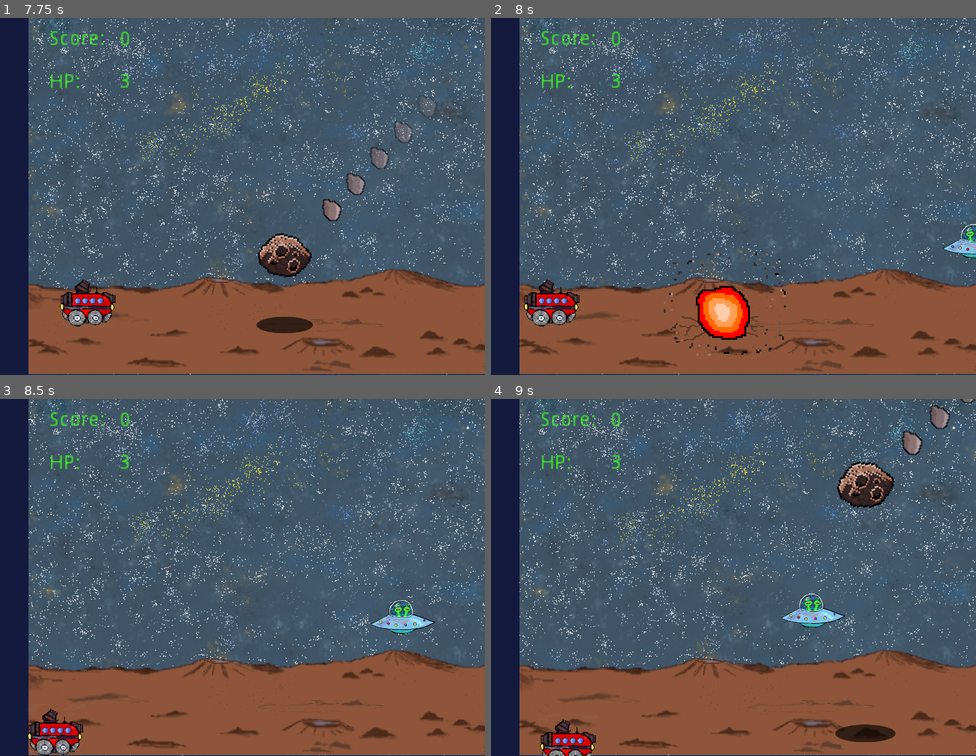
Above: before the commit, frames 1-4 (two rows, left to right).
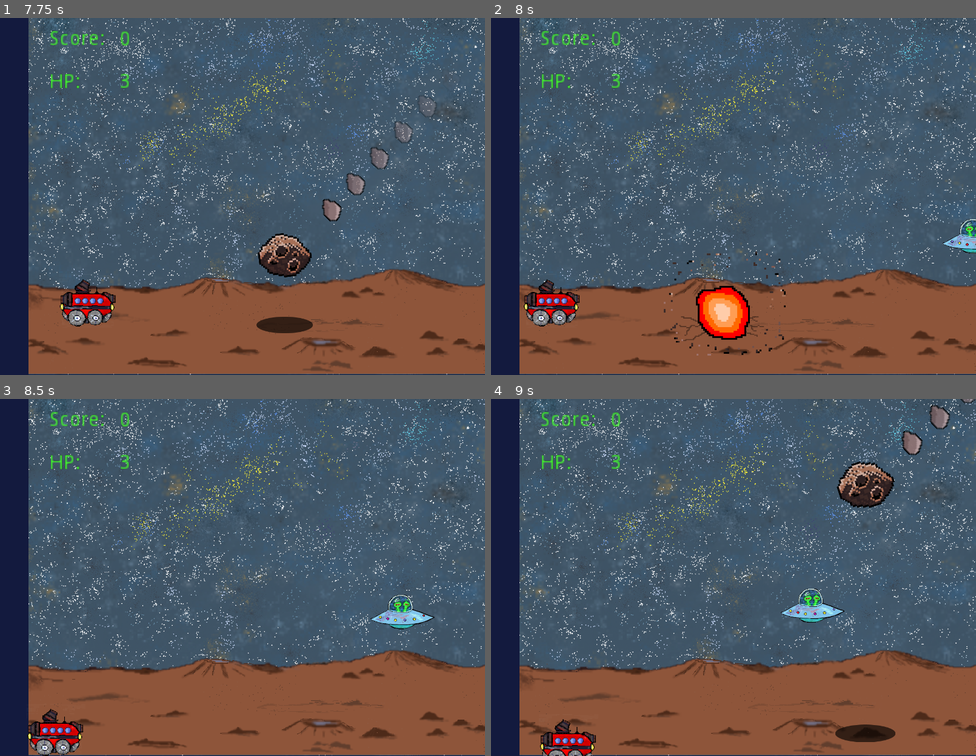
Above: after the commit, the same moments.

Repository: 13hnguyen/EchoWorld
Game: Godot game, scene res://Menus/MainMenu.tscn
Two runs of this game, one before a commit and one after it. Both use one fixed random seed, a clock stepped at 60 frames per second and the inputs below.
Inputs (mouse positions are in pixels of both pictures, inside the frame that each line leads up to):
- Up to frame 1 (7.75 s): click "NEW GAME" at 0.5 s; click (261, 135) at 1.27 s; type "Alex" at 1.35 s; click "NEW GAME" at 2 s; click "OK" at 2.75 s; hold D (move_right) 3.53-4.28 s; hold S (move_down) 4.28-5.03 s; hold D (move_right) 5.03-5.78 s; hold W (move_up) 5.78-6.53 s; hold Left (move_left) from 6.53 s (still down)
- Up to frame 2 (8 s): keep holding Left (move_left)
- Up to frame 3 (8.5 s): release Left (move_left) at 8.03 s; hold S (move_down) from 8.03 s (still down)
- Up to frame 4 (9 s): release S (move_down) at 8.78 s; hold D (move_right) from 8.78 s (still down)

Frame 1 is identical in both runs. In frame 2, 0.4% of the frame differs, in the area x 93-100%, y 56-68%; in frame 3, 0.7%, in the area x 76-90%, y 54-66%; in frame 4, 0.7%.

Commit message:
fixed collision layer for enemy

Diff:
--- a/Final_Project/Enemy/Enemy.tscn
+++ b/Final_Project/Enemy/Enemy.tscn
@@ -25,7 +25,7 @@
 "enemy",
 ]]
 position = Vector2( -2, 16 )
-collision_layer = 4
+collision_layer = 8
 collision_mask = 2
 script = ExtResource( 1 )
 __meta__ = {
@@ -40,7 +40,8 @@
 frame = 1
 
 [node name="CollisionShape2D" type="CollisionPolygon2D" parent="."]
-position = Vector2( 0, -39 )
+position = Vector2( -1.94048, -128.709 )
+scale = Vector2( 2.36208, 3.35032 )
 polygon = PoolVector2Array( -42.5786, 22.4003, -35.5076, 37.603, -2.98065, 43.967, 35.9102, 39.0173, 44.0419, 23.1074, 29.5463, 14.6221, -1.21289, 11.0865, -29.1436, 16.0363 )
 
 [node name="AnimationPlayer" type="AnimationPlayer" parent="."]
--- a/Final_Project/GameData/gamedata.json
+++ b/Final_Project/GameData/gamedata.json
@@ -1 +1 @@
-[{"players":[{"health":2,"level":0,"name":"John","score":180}]}]
+[{"players":[{"health":2,"level":0,"name":"John","score":180},{"health":3,"level":0,"name":"Sarah","score":0}]}]
Binary file removed: Final_Project/Bullet/earth.PNG
Not shown, removed: Final_Project/Bullet/earth.PNG.import
